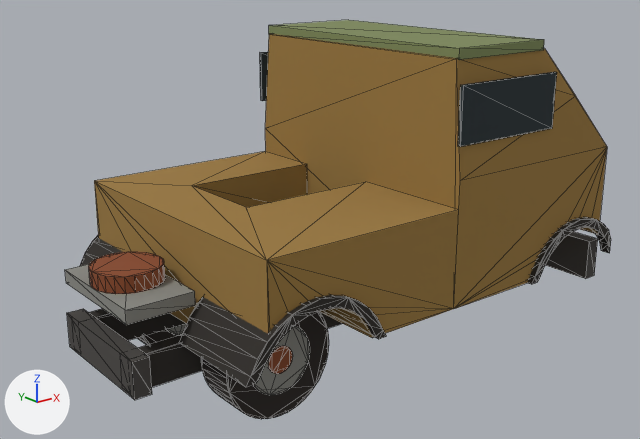
An edit to the glTF model game/public/models/base_sorokonoga.glb, drawn before and after from the same camera.
Camera for both pictures: a camera (50 mm lens) standing at (-5.15, -6.25, 2.45) and looking at (-0.13, 0.02, -0.06). Lighting does not change. The marker at lower left points along +X, +Y and +Z. The first picture is the older version. Mesh edges are drawn as thin lines. Vertices at exactly the same position are counted once.

In view in the first picture: 'base_sorokonoga'.
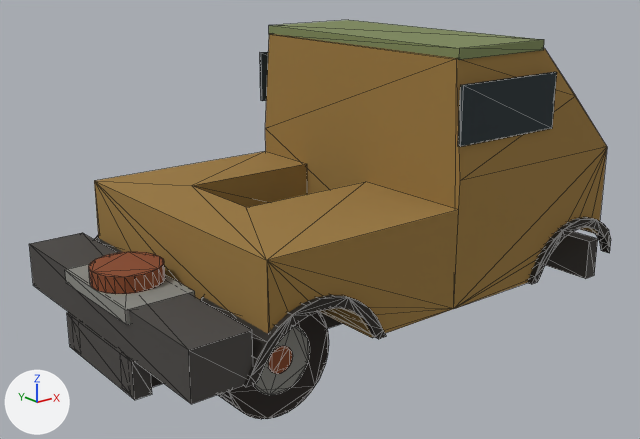
Commit message: Give the Sorokonoga tractor a tail deck behind the drive arch so guns keep a surface

Edits to the bpy script that builds the scene:
```text
Change me_cube:
    used by ob_base_sorokonoga; location = (0.0, 0.0, 0.0)
    remove me_cube.from_pydata(...)  # 968 vertices, 1836 faces; spans x -2.45..2.45, y -1.45..1.45, z -1.31..1.63
    add me_cube.from_pydata(...)  # 976 vertices, 1848 faces; spans x -2.45..2.45, y -1.45..1.45, z -1.31..1.63
    me_cube part 1: a new loose piece, a box spanning x -2.42..-1.9, y -1.42..1.42, z -0.6..-0.19, in mat_metal_dark (dark grey #4a4744)
```

Changed parts and their boxes (x1, y1, x2, y2) in the pictures (640 x 439 px):
'base_sorokonoga', reshaped (7% wider): before (65, 20, 611, 419); after (29, 20, 611, 419)
part 1 of me_cube, added: after (29, 233, 253, 404)
